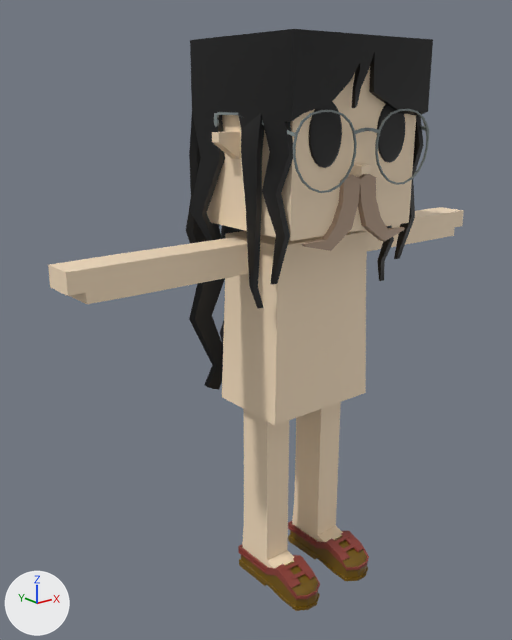
An edit to the FBX model mustachiorascals/fbx/018312f7-5cb6-4d9b-b24e-8e7b48038157.fbx, drawn before and after from the same camera.
Rendered twice from a 50 mm camera at (-0.0236, -0.0251, 0.0253) aimed at (-0.0017, 0.0023, 0.0143). Lighting does not change. The marker at lower left points along +X, +Y and +Z. Where no turn or scale is listed for an object, it has been applied to the vertices.

Names of what the first picture shows: 'ew_round_2', 'eye_5', 'f_boat', 'h_wavy', 'm_e', 'mustachio_arms', 'mustachio_body', 'mustachio_head', 'mustachio_legs'.
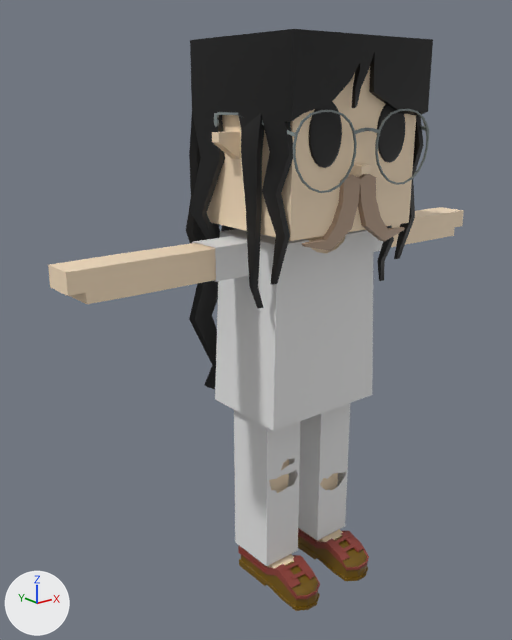
What the commit changed:
Material 'upper_garment_1' (mat_upper_garment_1) is new.
Its base color is (0.8, 0.8, 0.8) (white #e7e7e7).
Material 'lower_garment' (mat_lower_garment) is new.
Its base color is (0.8, 0.8, 0.8) (white #e7e7e7).
Mesh me_mesh_012 is new.
It has 24 vertices, 18 faces and spans x -0.00561..0.00561, y 0.00027..0.00209, z 0.01737..0.01893.
It uses material mat_upper_garment_1 (white #e7e7e7).
Mesh me_mesh_011 is new.
It has 230 vertices, 212 faces and spans x -0.00349..0.00349, y -0.0013..0.00353, z 0.00994..0.01894.
It uses material mat_upper_garment_1 (white #e7e7e7).
Mesh me_mesh_003_1 is new.
It has 277 vertices, 244 faces and spans x -0.00297..0.00299, y -0.00021..0.00257, z 0.0014..0.01069.
It uses material mat_lower_garment (white #e7e7e7).
Object 'c_shirt_2' (ob_c_shirt_2) is new; it shows me_mesh_012.
Its location is (0.0, 0.0, 0.0).
Object 'c_shirt_1' (ob_c_shirt_1) is new; it shows me_mesh_011.
Its location is (0.0, 0.0, 0.0).
Object 'c_rippedjeans' (ob_c_rippedjeans) is new; it shows me_mesh_003_1.
Its location is (0.0, 0.0, 0.0).

Pixel boxes (x1, y1, x2, y2) of what changed, in the pictures (512 x 640 px):
'c_shirt_1', added: after (215, 229, 374, 431)
'c_rippedjeans', added: after (234, 403, 350, 566)
'c_shirt_2', added: after (192, 236, 383, 282)
'mustachio_body', unchanged, covered by the edit: before (222, 230, 367, 425); after (306, 235, 346, 254)
'mustachio_legs', unchanged, covered by the edit: before (242, 402, 343, 568); after (267, 459, 343, 568)
